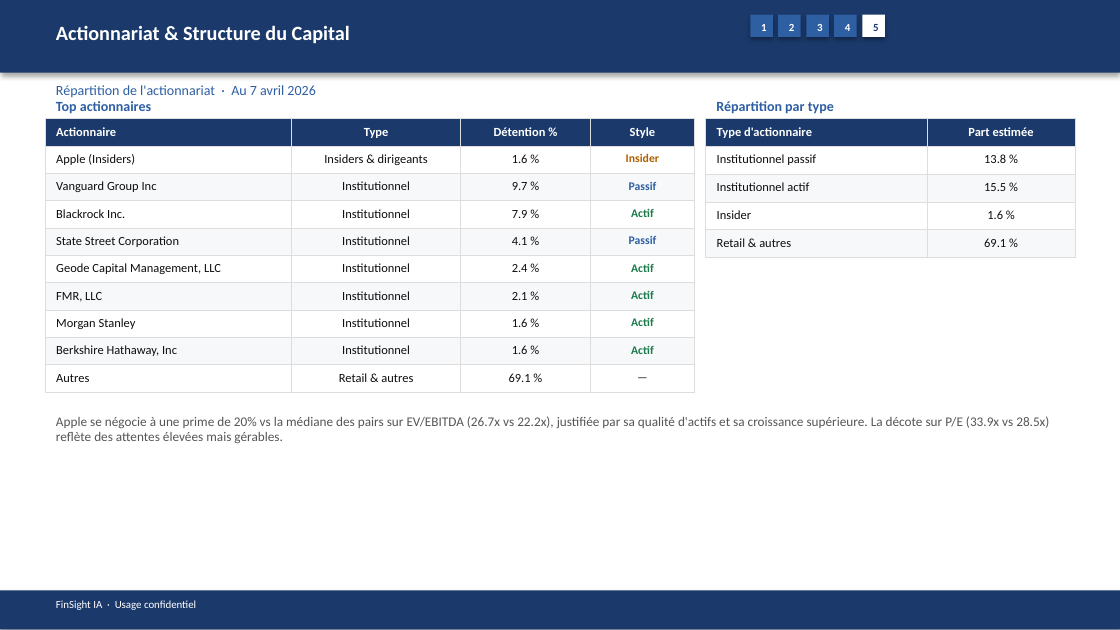
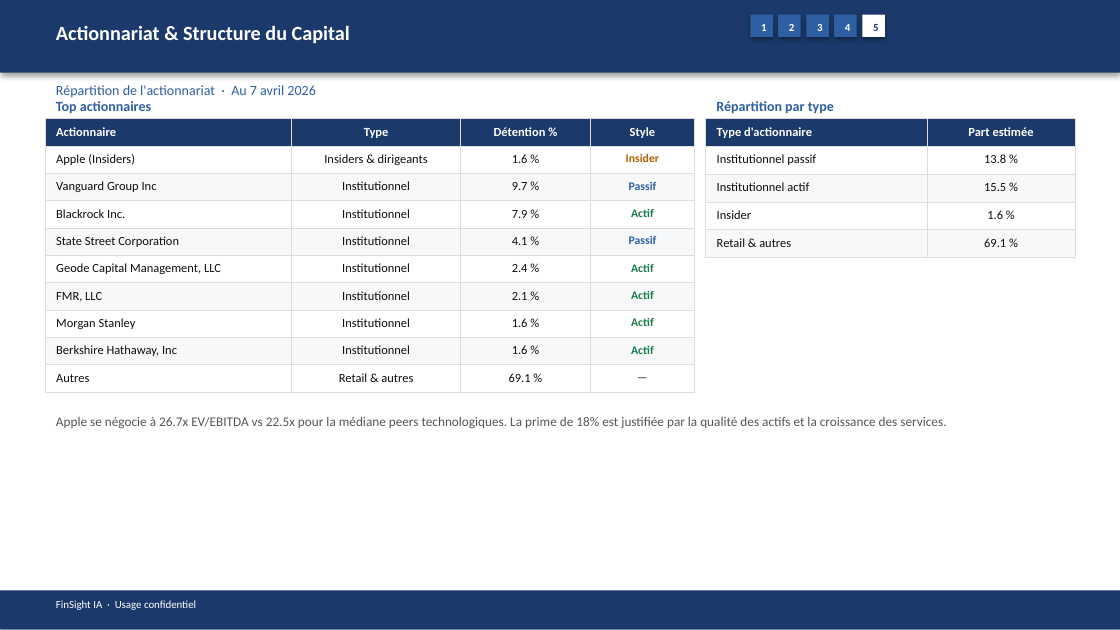
Before and after one commit to baptistejeh07-art/finsight-ia, a slide deck: slide 19 of preview/AAPL/AAPL_pitchbook.pptx. Drawn at 1120x630 pixels with LibreOffice and Linux fonts; fonts in the diff are those of the drawing. Boxes give left, top, right and bottom in pixels: in the first picture for what was removed or moved away, otherwise in the second. Text is boxed around its words. In the diff, an @@ line names an element or a change of style, - is before the commit and + after.

```diff
--- a/preview/AAPL/AAPL_pitchbook.pptx
+++ b/preview/AAPL/AAPL_pitchbook.pptx
@@ text at box(56, 417, 946, 428): text changed @@
-Apple se négocie à une prime de 20% vs la médiane des pairs sur EV/EBITDA (26.7x vs 22.2x), justifiée par sa qualité d'actifs et sa croissance supérieure. La décote sur P/E (33.9x vs 28.5x) reflète des attentes élevées mais gérables.
+Apple se négocie à 26.7x EV/EBITDA vs 22.5x pour la médiane peers technologiques. La prime de 18% est justifiée par la qualité des actifs et la croissance des services.
```
Also in this commit, not shown: 13 other slides changed, 4 other files.
